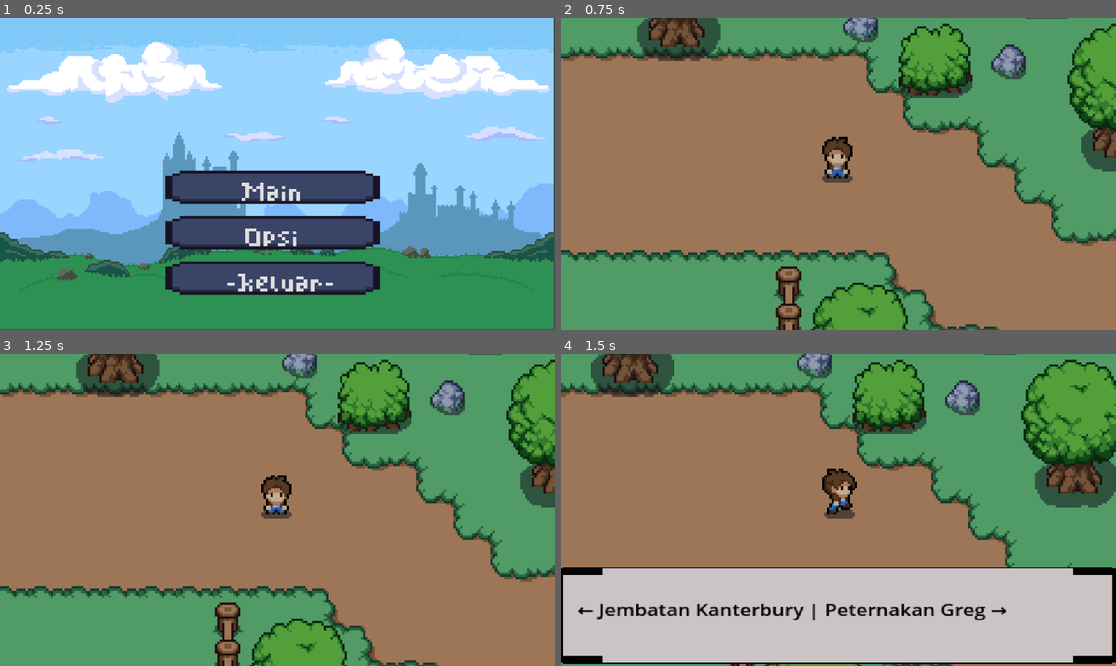
Above: before the commit, frames 1-4 (two rows, left to right).
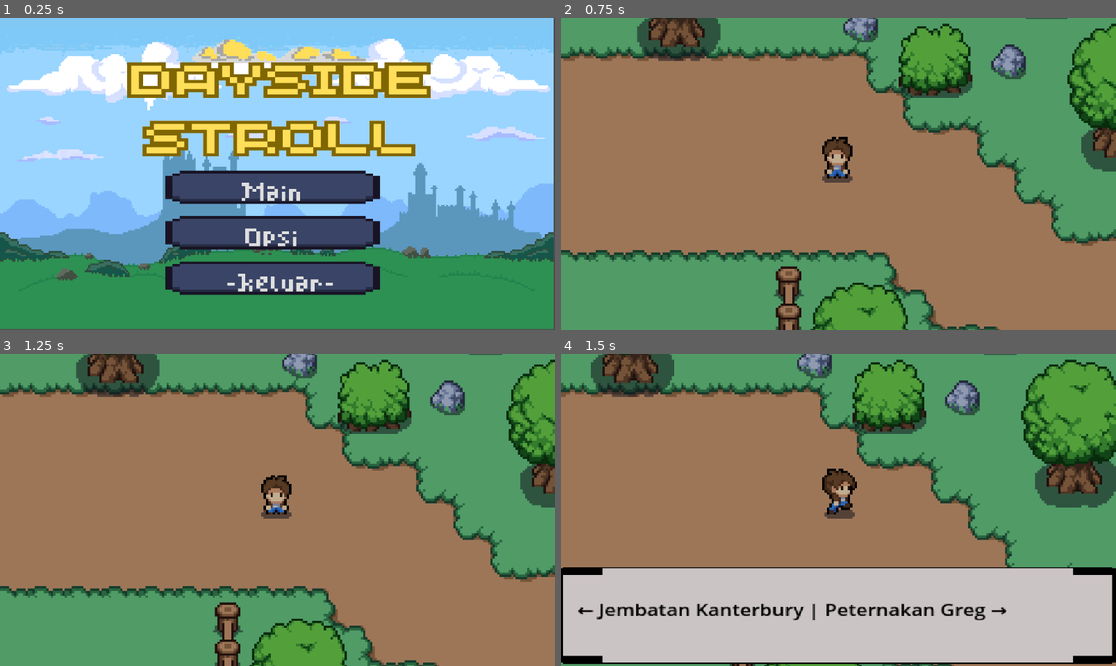
Above: after the commit, the same moments.

Repository: CabulLs/GOJODOG
Game: Godot game, scene res://scenes/menu.tscn
Two runs of this game, one before a commit and one after it. Both use one fixed random seed, a clock stepped at 60 frames per second and the inputs below. This scene is started directly instead of the project's main scene.
Inputs:
- Up to frame 1 (0.25 s): no input
- Up to frame 2 (0.75 s): click "Main" at 0.5 s
- Up to frame 3 (1.25 s): no input
- Up to frame 4 (1.5 s): tap Enter (ui_accept) at 1.25 s; hold Right (ui_right) from 1.28 s (still down); hold Enter (ui_accept) from 1.28 s (still down)

The runs differ from the first frame. In frame 1, 11% of the frame differs, in the area x 22-78%, y 6-45%; in frame 2, nothing differs; in frame 3, nothing differs; in frame 4, nothing differs.

Commit message:
Edit 4
Add slimes

Diff:
--- a/project.godot
+++ b/project.godot
@@ -26,6 +26,11 @@
 "events": [Object(InputEventKey,"resource_local_to_scene":false,"resource_name":"","device":-1,"window_id":0,"alt_pressed":false,"shift_pressed":false,"ctrl_pressed":false,"meta_pressed":false,"pressed":false,"keycode":0,"physical_keycode":69,"key_label":0,"unicode":101,"echo":false,"script":null)
 ]
 }
+escape={
+"deadzone": 0.5,
+"events": [Object(InputEventKey,"resource_local_to_scene":false,"resource_name":"","device":-1,"window_id":0,"alt_pressed":false,"shift_pressed":false,"ctrl_pressed":false,"meta_pressed":false,"pressed":false,"keycode":0,"physical_keycode":4194305,"key_label":0,"unicode":0,"echo":false,"script":null)
+]
+}
 
 [rendering]
 
--- /dev/null
+++ b/scenes/PauseMenu.gd
@@ -0,0 +1,12 @@
+extends Node2D
+
+
+# Called when the node enters the scene tree for the first time.
+func _ready():
+	pass # Replace with function body.
+
+
+# Called every frame. 'delta' is the elapsed time since the previous frame.
+func _process(delta):
+	if Input.is_action_just_pressed("escape"):
+		get_tree().paused = not get_tree().paused
--- /dev/null
+++ b/scenes/farmer_wife.gd
@@ -0,0 +1,11 @@
+extends Area2D
+
+func _input(event):
+	if event.is_action_pressed("ui_accept") and len(get_overlapping_bodies()) > 0:
+		use_dialogue()
+
+func use_dialogue():
+	var dialogue = get_parent().get_node("Dialogue")
+
+	if dialogue:
+		dialogue.start()
--- /dev/null
+++ b/scenes/farmer_wife.tscn
@@ -0,0 +1,63 @@
+[gd_scene load_steps=8 format=3 uid="uid://k77r5bprarxk"]
+
+[ext_resource type="Texture2D" uid="uid://cwjh1ajkb7510" path="res://art/characters/elizabeth.png" id="1_eqgyg"]
+
+[sub_resource type="AtlasTexture" id="AtlasTexture_wca1l"]
+atlas = ExtResource("1_eqgyg")
+region = Rect2(528, 0, 48, 48)
+
+[sub_resource type="AtlasTexture" id="AtlasTexture_b1x28"]
+atlas = ExtResource("1_eqgyg")
+region = Rect2(432, 0, 48, 48)
+
+[sub_resource type="AtlasTexture" id="AtlasTexture_7d6qu"]
+atlas = ExtResource("1_eqgyg")
+region = Rect2(480, 0, 48, 48)
+
+[sub_resource type="SpriteFrames" id="SpriteFrames_783ss"]
+animations = [{
+"frames": [{
+"duration": 1.0,
+"texture": SubResource("AtlasTexture_wca1l")
+}, {
+"duration": 1.0,
+"texture": SubResource("AtlasTexture_b1x28")
+}, {
+"duration": 1.0,
+"texture": SubResource("AtlasTexture_7d6qu")
+}],
+"loop": true,
+"name": &"new_animation",
+"speed": 5.0
+}]
+
+[sub_resource type="CircleShape2D" id="CircleShape2D_bc6jh"]
+radius = 63.7372
+
+[sub_resource type="CircleShape2D" id="CircleShape2D_5xwec"]
+radius = 224.998
+
+[node name="farmer_wife" type="CharacterBody2D"]
+scale = Vector2(0.0800008, 0.0799997)
+collision_layer = 3
+
+[node name="AnimatedSprite2D" type="AnimatedSprite2D" parent="."]
+position = Vector2(12.7498, 19.0001)
+scale = Vector2(7.80201, 7.54169)
+sprite_frames = SubResource("SpriteFrames_783ss")
+animation = &"new_animation"
+frame_progress = 0.89985
+
+[node name="CollisionShape2D" type="CollisionShape2D" parent="."]
+position = Vector2(0, 50.0002)
+shape = SubResource("CircleShape2D_bc6jh")
+
+[node name="Timer" type="Timer" parent="."]
+autostart = true
+
+[node name="farmer_wife_area" type="Area2D" parent="."]
+collision_layer = 3
+
+[node name="CollisionShape2D" type="CollisionShape2D" parent="farmer_wife_area"]
+position = Vector2(-1.52588e-05, 0)
+shape = SubResource("CircleShape2D_5xwec")
--- /dev/null
+++ b/scenes/farmer_wife_area.gd
@@ -0,0 +1 @@
+	if dialogue:
--- a/scenes/menu.tscn
+++ b/scenes/menu.tscn
@@ -1,9 +1,10 @@
-[gd_scene load_steps=5 format=3 uid="uid://dv86rue48pl8n"]
+[gd_scene load_steps=6 format=3 uid="uid://dv86rue48pl8n"]
 
 [ext_resource type="Script" path="res://scenes/menu.gd" id="1_jq6rk"]
 [ext_resource type="Texture2D" uid="uid://c0vlbdkbf16a0" path="res://art/UI_Asset/rpg_BG_clear.png" id="2_i3v7h"]
 [ext_resource type="Theme" uid="uid://snnlnqqwnt02" path="res://art/UI_Asset/Default.tres" id="3_6rp6l"]
 [ext_resource type="AudioStream" uid="uid://dk6ljtn815yts" path="res://art/UI_Asset/Fire Emblem The Sacred Stones_ 2 Main Theme.wav" id="4_7v2gt"]
+[ext_resource type="Texture2D" uid="uid://jby4x6oqe8pf" path="res://art/UI_Asset/rpg_logo.png" id="5_n8xdo"]
 
 [node name="Menu" type="Control"]
 layout_mode = 3
@@ -55,7 +56,12 @@
 stream = ExtResource("4_7v2gt")
 autoplay = true
 
+[node name="RpgLogo" type="Sprite2D" parent="."]
+position = Vector2(579, 536)
+scale = Vector2(0.567423, 0.437639)
+texture = ExtResource("5_n8xdo")
+
 [connection signal="pressed" from="MarginContainer/VBoxContainer/Play" to="." method="_on_play_pressed"]
 [connection signal="pressed" from="MarginContainer/VBoxContainer/Option" to="." method="_on_option_pressed"]
+[connection signal="pressed" from="MarginContainer/VBoxContainer/Quit" to="." method="_on_quit_pressed"]
 [connection signal="pressed" from="MarginContainer/VBoxContainer/Quit" to="." method="_on_option_pressed"]
-[connection signal="pressed" from="MarginContainer/VBoxContainer/Quit" to="." method="_on_quit_pressed"]
--- a/scenes/player.tscn
+++ b/scenes/player.tscn
@@ -420,6 +420,7 @@
 radius = 2.99978
 
 [node name="player" type="CharacterBody2D"]
+process_mode = 1
 light_mask = 3
 y_sort_enabled = true
 scale = Vector2(-9.96328, 4.24069)
--- a/scenes/world.tscn
+++ b/scenes/world.tscn
@@ -28,6 +28,7 @@
 layer_2/tile_data = PackedInt32Array(131080, 0, 5, 589825, 0, 5, 327691, 393216, 7, 393239, 524288, 6, 393240, 524288,  …(1115 unchanged characters)…
 
 [node name="player" parent="." instance=ExtResource("4_36wwo")]
+process_mode = 1
 position = Vector2(10, 69)
 
 [node name="Sign2" parent="." instance=ExtResource("5_hsulf")]
Binary file added: art/UI_Asset/rpg_logo.png
Not shown, added: art/UI_Asset/rpg_logo.png.import
Binary file added: art/characters/elizabeth.png
Not shown, added: art/characters/elizabeth.png.import
